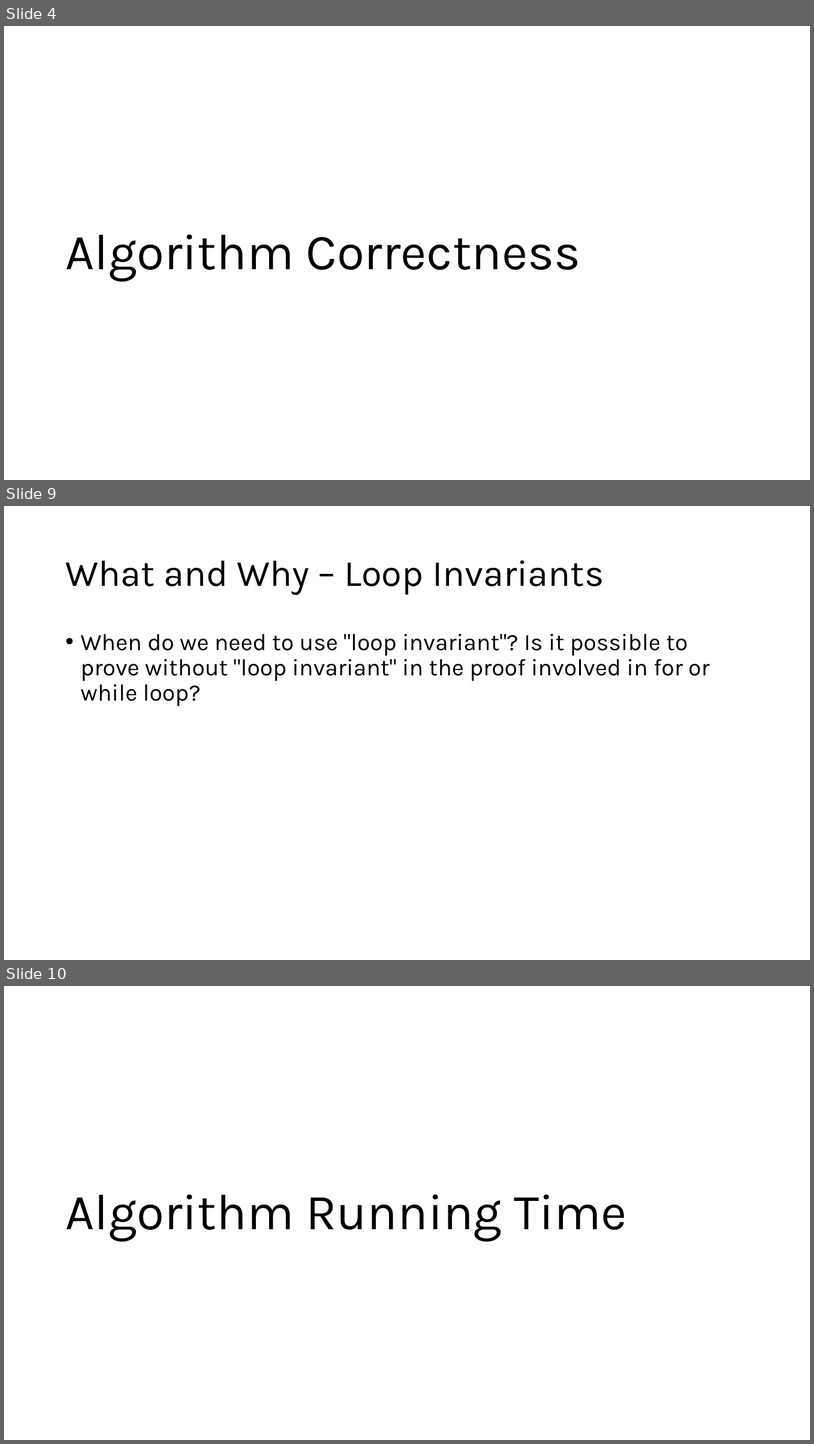
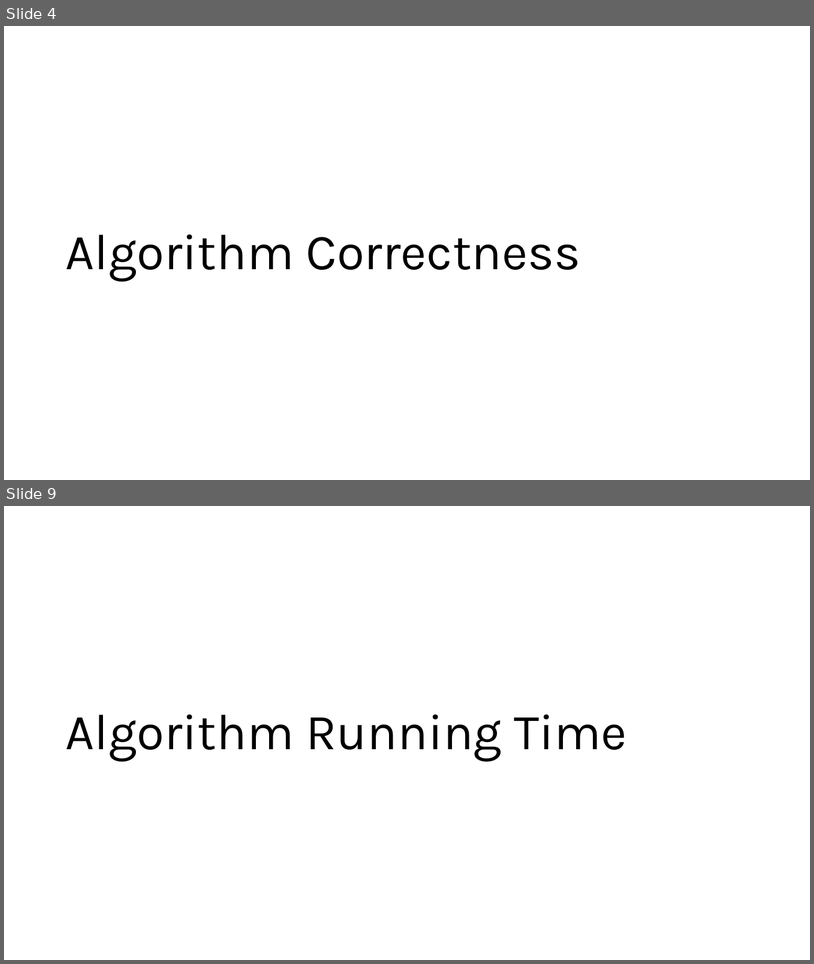
Before and after one commit to natebrunelle/cse417, a slide deck: markdown/files/slides/13.pptx. Shown one above the other, each under a label of ours: slides 4, 9 and 10 before the commit, slides 4 and 9 after it; the slides between them are not shown. The pictures are 814x1444 and 814x964 pixels, drawn with LibreOffice and Linux fonts; fonts in the diff are those of the drawing. Boxes give left, top, right and bottom in pixels: in the first picture for what was removed or moved away, otherwise in the second. Text is boxed around its words. In the diff, an @@ line names an element or a change of style, - is before the commit and + after.

```diff
--- a/markdown/files/slides/13.pptx
+++ b/markdown/files/slides/13.pptx
@@ slide 9 removed at [4, 506, 810, 960], background #FFFFFF @@
@@ title removed at [65, 560, 604, 595] @@
-What and Why – Loop Invariants
@@ text removed at [81, 634, 710, 706] @@
-• When do we need to use "loop invariant"? Is it possible to prove without "loop invariant" in the proof involved in for or while loop?
@@ what was slide 10 is now slide 9 @@
```
Also in this commit, not shown: 4 slides changed, 1 other file.
